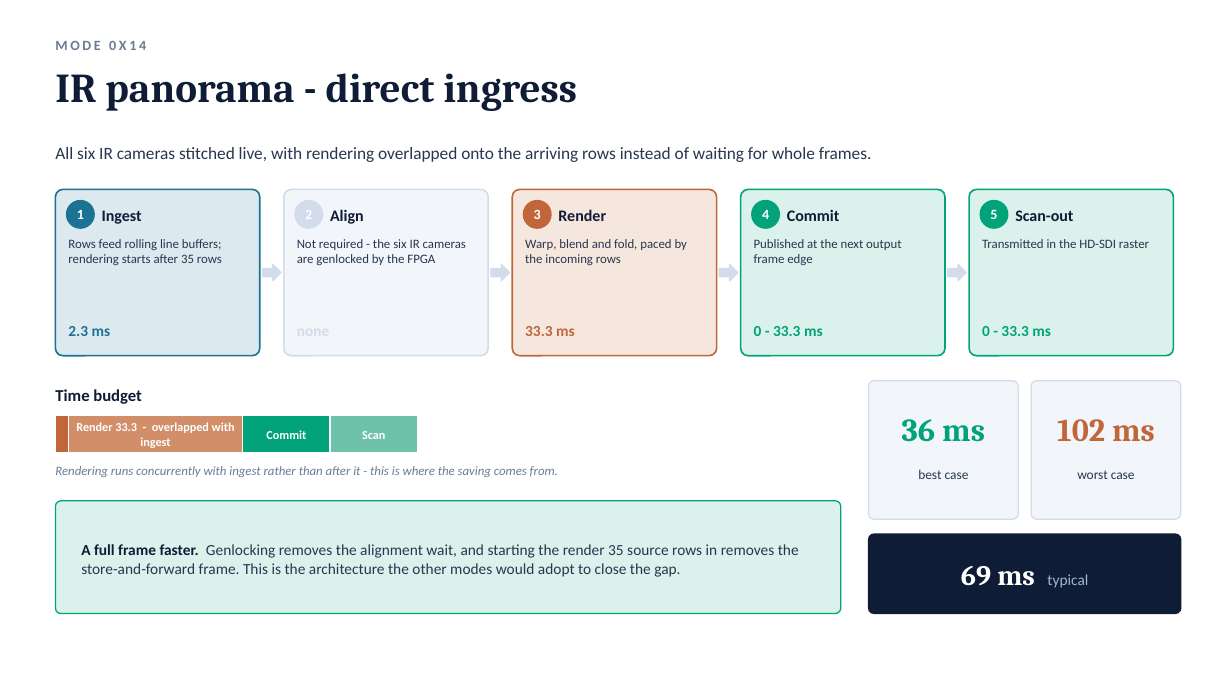
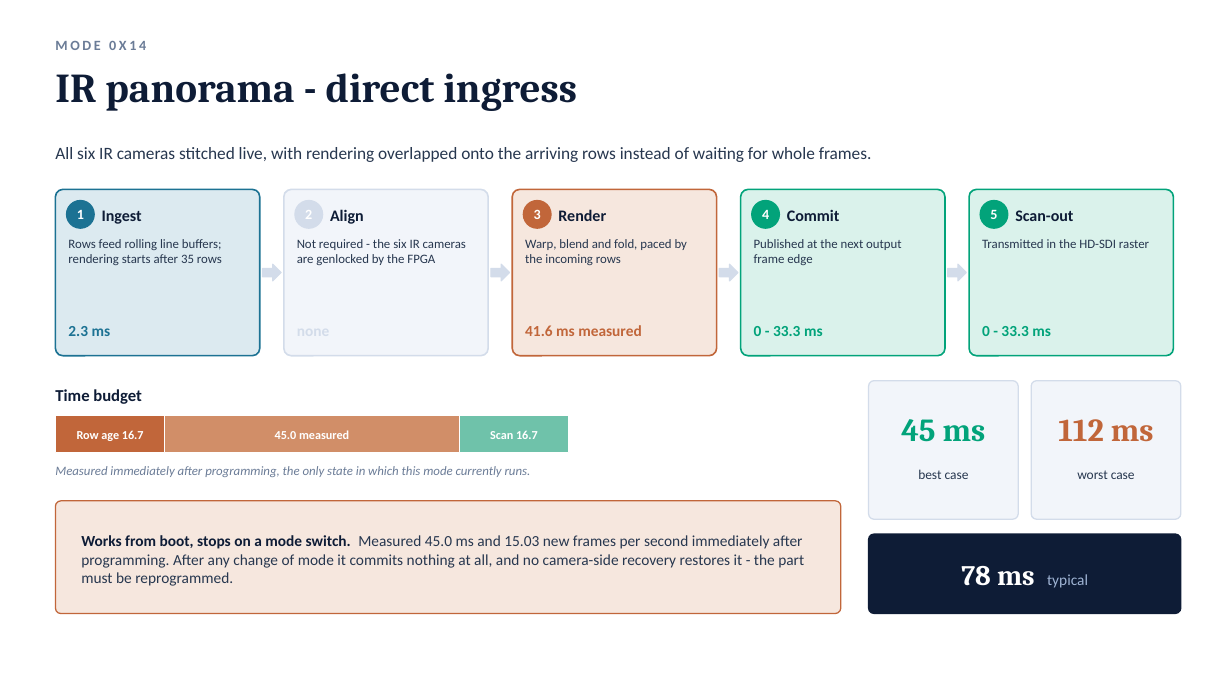
Before and after one commit to auuais/EO_Panorama_V19_M1, a slide deck: slide 7 of docs/latency/EO_IR_Panorama_Latency_Analysis.pptx. Drawn at 1232x693 pixels with LibreOffice and Linux fonts; fonts in the diff are those of the drawing. Boxes give left, top, right and bottom in pixels: in the first picture for what was removed or moved away, otherwise in the second. Text is boxed around its words. In the diff, an @@ line names an element or a change of style, - is before the commit and + after.

```diff
--- a/docs/latency/EO_IR_Panorama_Latency_Analysis.pptx
+++ b/docs/latency/EO_IR_Panorama_Latency_Analysis.pptx
@@ text at <box>525,325,642,336</box>: text changed @@
-33.3 ms
+41.6 ms measured
@@ rectangle: place and size @@
-rectangle at <box>55,416,68,453</box>
+rectangle at <box>55,416,165,453</box>
@@ rectangle: place and size @@
-rectangle at <box>68,416,243,453</box>
+rectangle at <box>165,416,459,453</box>
@@ rectangle removed at <box>243,416,331,453</box> @@
@@ rectangle: place and size @@
-rectangle at <box>330,416,418,453</box>
+rectangle at <box>459,416,568,453</box>
@@ text at <box>901,419,986,442</box>: text changed @@
-36 ms
+45 ms
@@ text at <box>1058,419,1154,442</box>: text changed @@
-102 ms
+112 ms
@@ text removed at <box>76,422,235,448</box> @@
-Render 33.3 - overlapped with ingest
@@ text added at <box>77,430,144,441</box>, 9.5 pt, text #FFFFFF, bold @@
+Row age 16.7
@@ text removed at <box>266,430,306,439</box> @@
-Commit
@@ text added at <box>275,430,349,439</box>, 9.5 pt, text #FFFFFF, bold @@
+45.0 measured
@@ text at <box>490,430,538,439</box>: text changed @@
-Scan
+Scan 16.7
@@ text at <box>55,466,531,477</box>: text changed @@
-Rendering runs concurrently with ingest rather than after it - this is where the saving comes from.
+Measured immediately after programming, the only state in which this mode currently runs.
@@ rounded rectangle at <box>55,501,841,614</box>: fill #DAF2EB to #F6E7DE; outline #02A37A 1 pt to #C1663A 1 pt @@
@@ text at <box>81,535,804,586</box>: text changed @@
-A full frame faster. Genlocking removes the alignment wait, and starting the render 35 source rows in removes the store-and-forward frame. This is the architecture the other modes would adopt to close the gap.
+Works from boot, stops on a mode switch. Measured 45.0 ms and 15.03 new frames per second immediately after programming. After any change of mode it commits nothing at all, and no camera-side recovery restores it - the part must be reprogrammed.
@@ text at <box>961,566,1088,588</box>: text changed @@
-69 ms typical
+78 ms typical
```
Also in this commit, not shown: 7 other slides changed, 3 other files.
